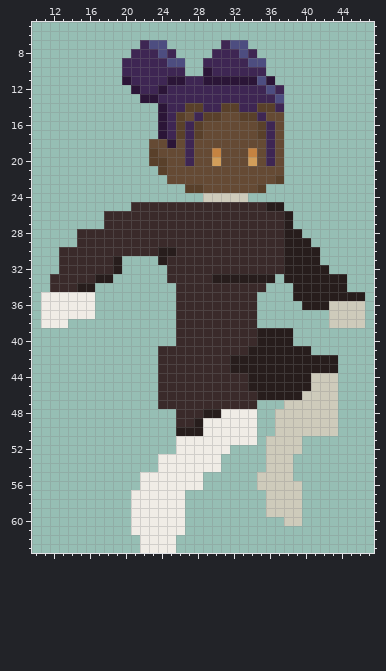
Pixel-art sprite: Game Design/Game Assets/Personagens/Protagonista/Bellatrix - pulo/pulo2.png. That is the earlier state.
The file is 64x64 pixels. Shown: x 10..47, y 5..63.
The result:
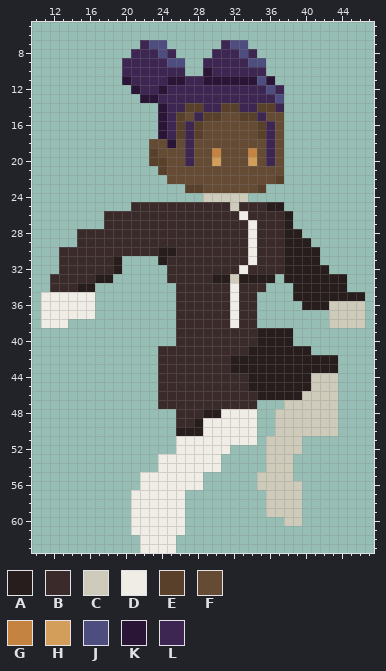
Palette (. is transparent): A #271d1c  B #3a2a2a  C #cecbbb  D #f0ece6  E #59402a  F #654a34  G #c58341  H #d29e5a  J #4d4d80  K #2b1537  L #3e2653
The edit:
Colour A becomes colour C in row 33 at x 32.
Colour B becomes colour C in row 25 at x 32.
Colour B becomes colour D in row 26 at x 33; in rows 27 to 31 at x 34; in row 32 at x 33; in rows 34 to 38 at x 32.
Boxes around the changes in both pictures, in picture pixels (x1, y1, x2, y2):
changed: (230, 202, 257, 328)
